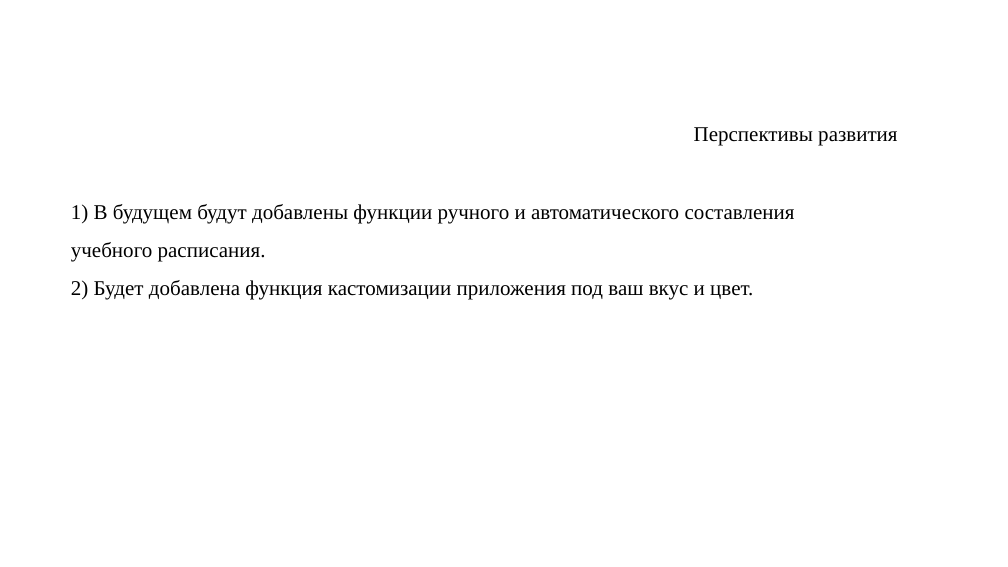
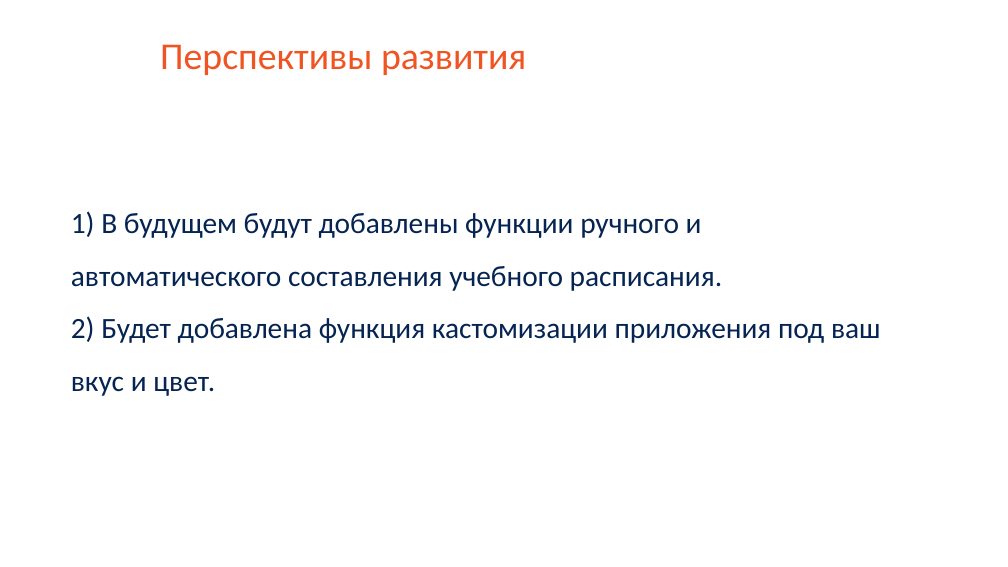
Before and after one commit to saaasssska/helper_by_school, a slide deck: slide 9 of Documentation/project.pptx. Drawn at 1008x567 pixels with LibreOffice and Linux fonts; fonts in the diff are those of the drawing; background and template pictures are left out. Boxes give left, top, right and bottom in pixels: in the first picture for what was removed or moved away, otherwise in the second. Text is boxed around its words. In the diff, an @@ line names an element or a change of style, - is before the commit and + after.

```diff
--- a/Documentation/project.pptx
+++ b/Documentation/project.pptx
@@ text "Перспективы развития": place and size @@
-text "Перспективы развития" at [694, 127, 897, 146]
+text "Перспективы развития" at [160, 44, 526, 75]
@@ text "Перспективы развития" at [160, 44, 526, 75]: size 20 to 36 pt, font Times New Roman to Calibri, text colour #000000 to #F05423 @@
@@ text "1) В будущем будут добавлены ..." at [71, 211, 881, 396]: size 20 to 28 pt, font Times New Roman to Calibri, text colour #000000 to #052452 @@
```
Also in this commit, not shown: 10 other slides changed.
